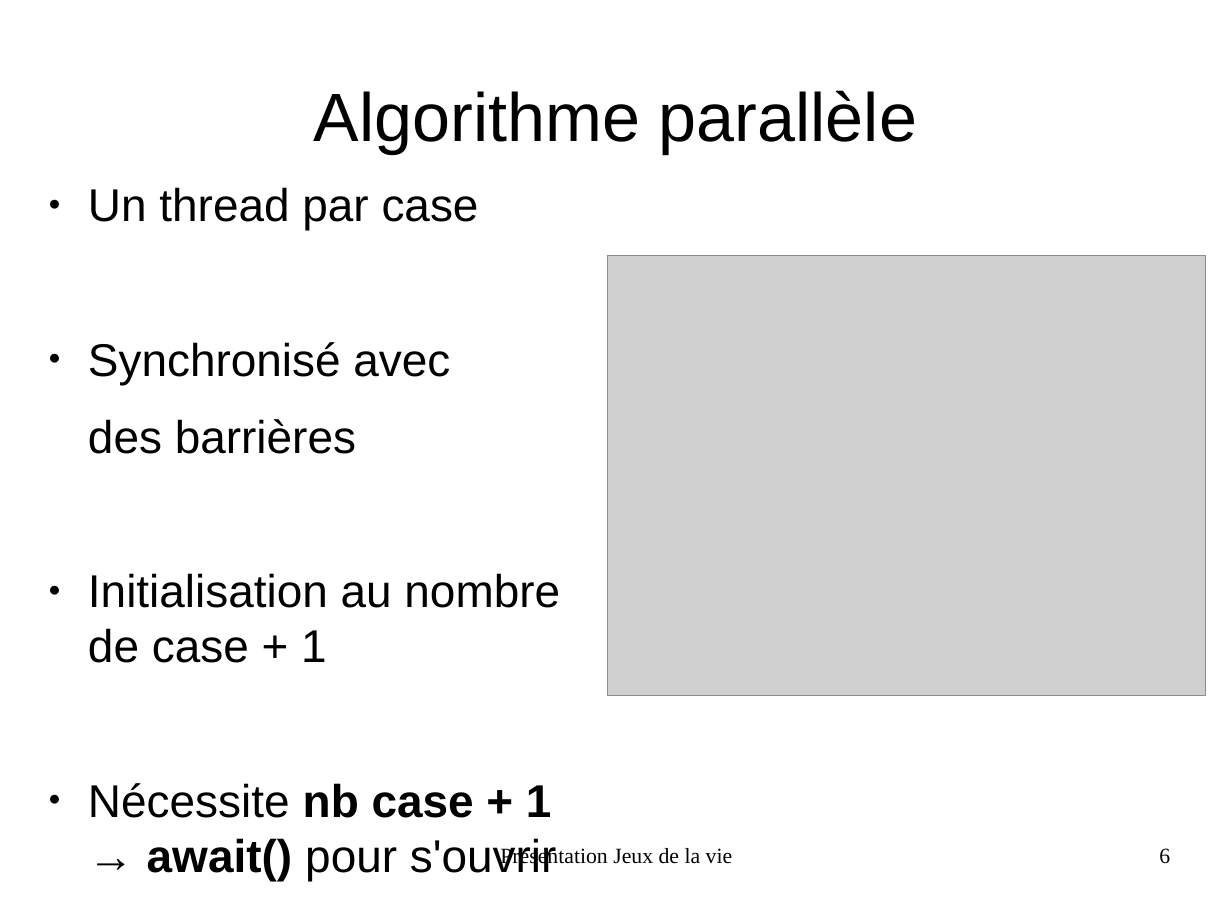
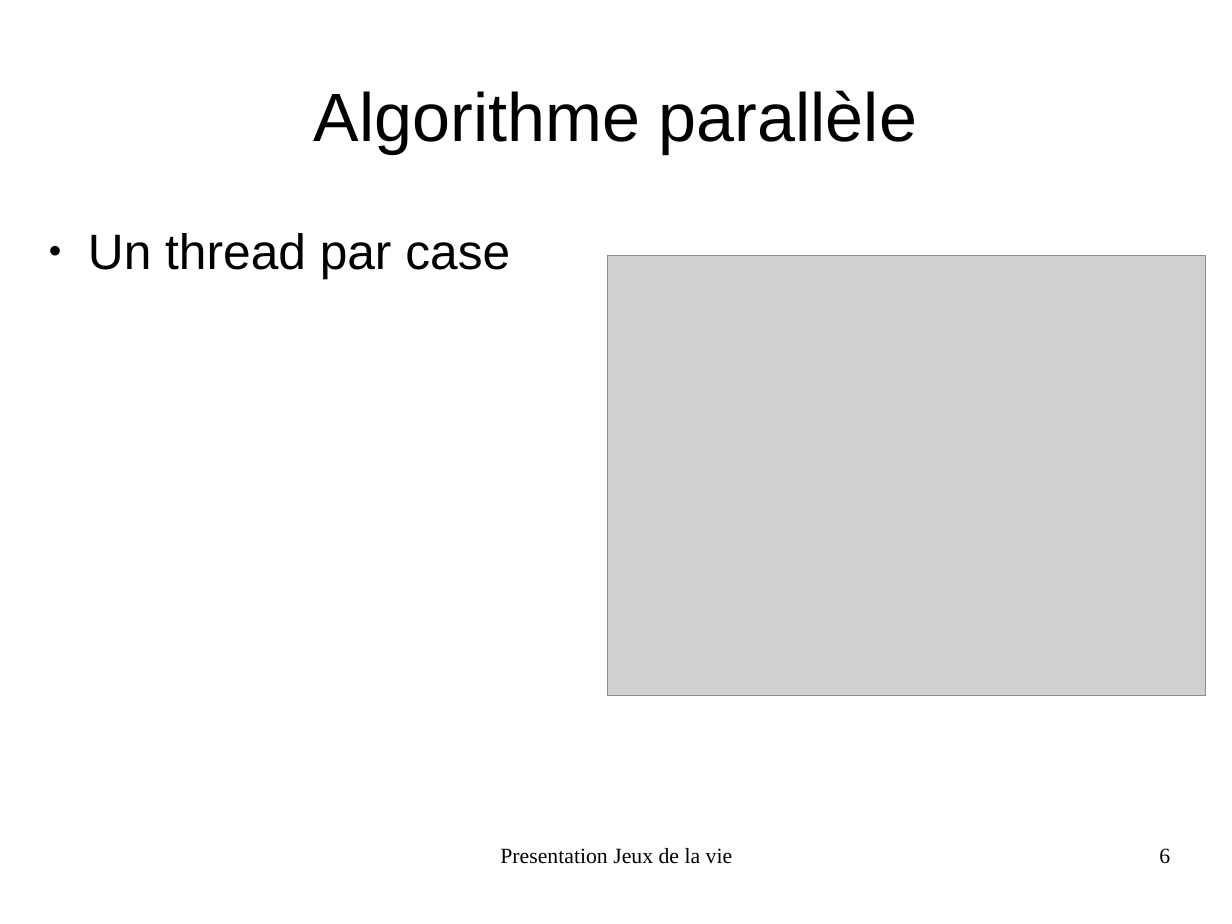
Before and after one commit to FabienInspiron/lifegame, a slide deck: slide 6 of Rapport/Presentation.odp. Drawn at 1232x924 pixels with LibreOffice and Linux fonts; fonts in the diff are those of the drawing; grey boxes stand for pictures. Boxes give left, top, right and bottom in pixels: in the first picture for what was removed or moved away, otherwise in the second. Text is boxed around its words. In the diff, an @@ line names an element or a change of style, - is before the commit and + after.

```diff
--- a/Rapport/Presentation.odp
+++ b/Rapport/Presentation.odp
@@ text "Un thread par case" moved from (x1=88, y1=187, x2=560, y2=881) to (x1=88, y1=233, x2=510, y2=279) @@
@@ text "Un thread par case" at (x1=88, y1=233, x2=510, y2=279): size 29.6 to 32 pt @@
@@ text at (x1=88, y1=342, x2=560, y2=881): paragraphs removed @@
-● Synchronisé avec
-des barrières
-● Initialisation au nombre de case + 1
-● Nécessite nb case + 1 → await() pour s'ouvrir
```
Also in this commit, not shown: 2 other slides changed, 1 other file.
